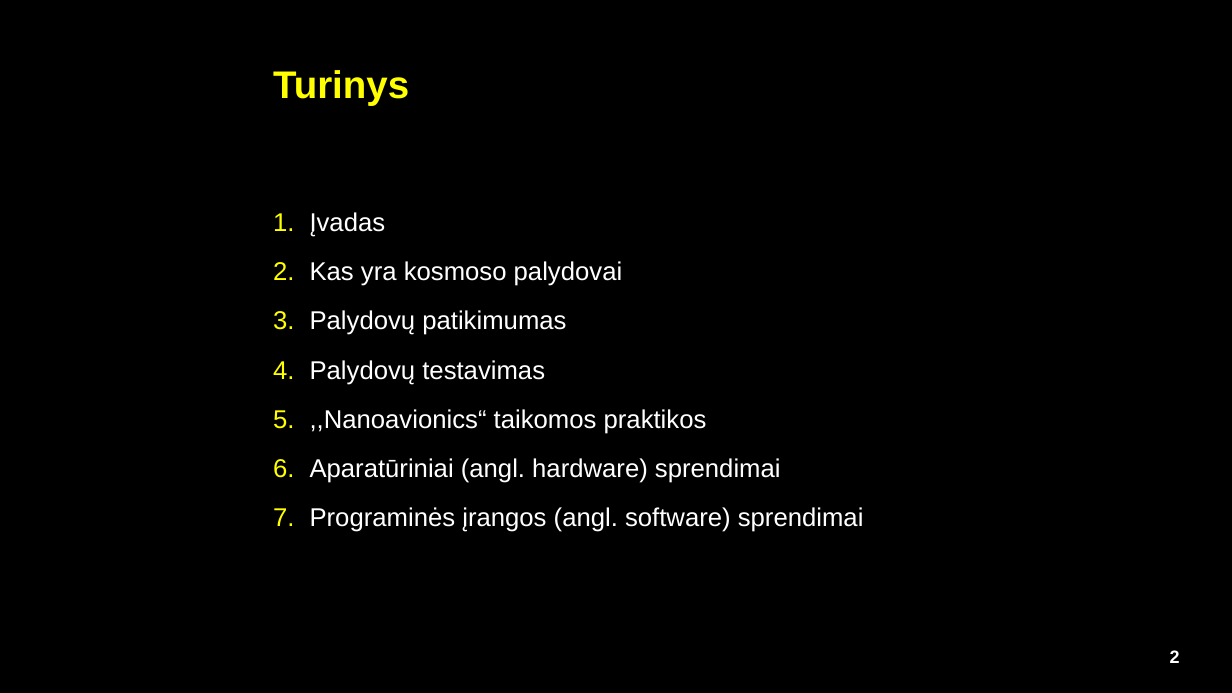
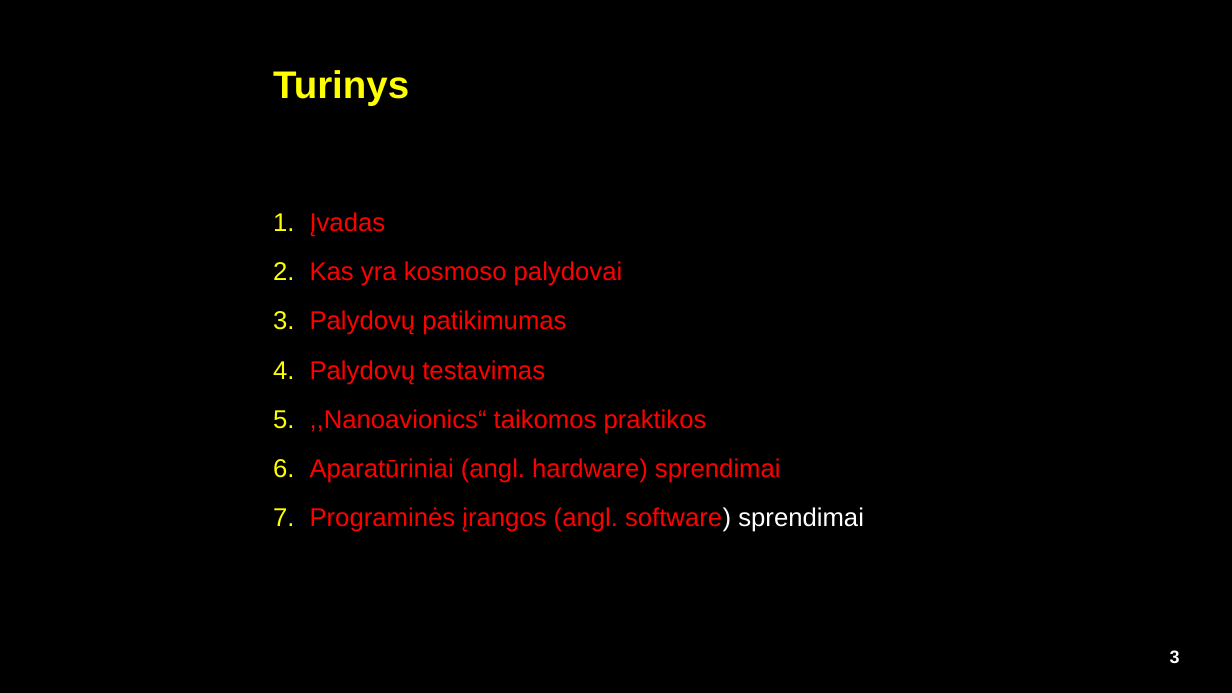
Before and after one commit to Double-Bonus/sem11-InovatyviosMatavimoSistemos, a slide deck: slide 3 of Indvidualus_darbas/esaSwarm_EEF.pptx (slide 2 before the commit). Drawn at 1232x693 pixels with LibreOffice and Linux fonts; fonts in the diff are those of the drawing; background and template pictures are left out. Boxes give left, top, right and bottom in pixels: in the first picture for what was removed or moved away, otherwise in the second. Text is boxed around its words. In the diff, an @@ line names an element or a change of style, - is before the commit and + after.

```diff
--- a/Indvidualus_darbas/esaSwarm_EEF.pptx
+++ b/Indvidualus_darbas/esaSwarm_EEF.pptx
@@ text "Įvadas" at (310, 212, 864, 532): text colour #FFFFFF to #FF0000 @@
@@ page number at (1170, 650, 1180, 664): text changed @@
-2
+3
```
Also in this commit, not shown: 5 other slides changed, 1 slide added, 7 slides removed, 8 other files.
